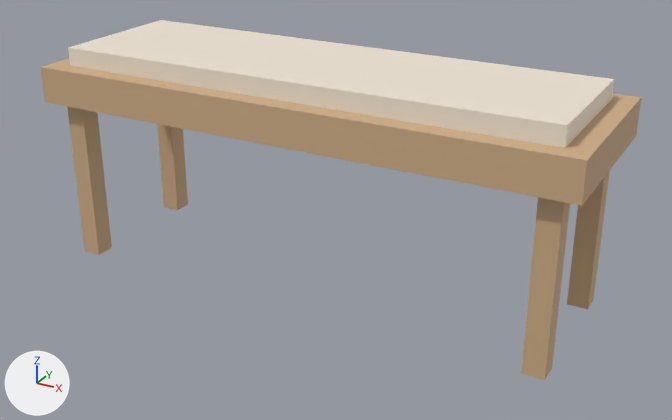
The glTF model storage/picture/mocan-49.glb: old version first, new version second.
Camera for both pictures: a camera (50 mm lens) standing at (0.926, -1.635, 0.982) and looking at (0.041, -0.026, 0.178). The lights are fixed; the arrows at lower left show +X, +Y and +Z. The first picture is the older version. Vertices at exactly the same position are counted once.

Objects in the first picture: 'furniture'.
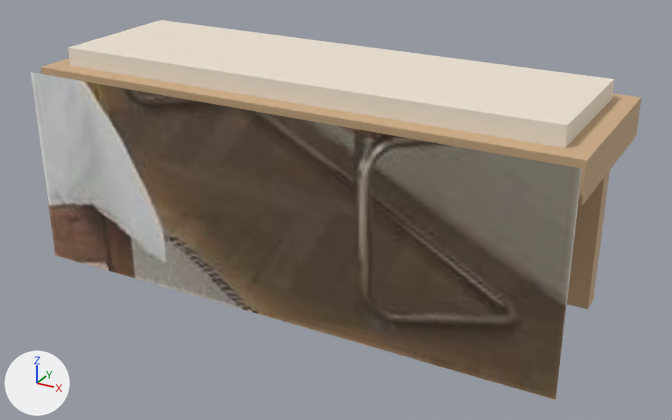
Boxes (x1, y1, x2, y2) around the edits, measured in the pictures (672 x 420 px):
'furniture', reshaped
    before: (41, 20, 641, 380)
    after: (31, 20, 641, 400)
part 1 of me_mesh_0, added (brown)
    after: (31, 72, 582, 400)

What the commit changed:
Picture 'Image_0' (img_image_0) is new.
Material 'photo' (mat_photo) is new.
Its texture is img_image_0.
Its roughness is 0.85.
me_mesh_0 is used by ob_furniture; location (0.0, 0.0, 0.0).
Verts and faces of me_mesh_0; kept vertices keep their numbers, new ones are numbered from 48.
me_mesh_0 had 48 vertices, 72 faces and spanned x -0.6..0.6, y -0.2..0.2, z 0.0..0.49.
me_mesh_0 now has 52 vertices, 74 faces and spans x -0.6..0.6, y -0.23..0.2, z 0.0..0.49.
Part 1, on me_mesh_0:
New vertex 48 is at (-0.6, -0.23, 0.004), pixel (55, 255).
New vertex 49 is at (0.6, -0.23, 0.004), pixel (555, 400).
New vertex 50 is at (0.6, -0.23, 0.446), pixel (581, 168).
New vertex 51 is at (-0.6, -0.23, 0.446), pixel (30, 72).
New faces: (48, 49, 50), (48, 50, 51) (mat_photo (picture img_image_0)).
me_mesh_0 gains material mat_photo (picture img_image_0).
